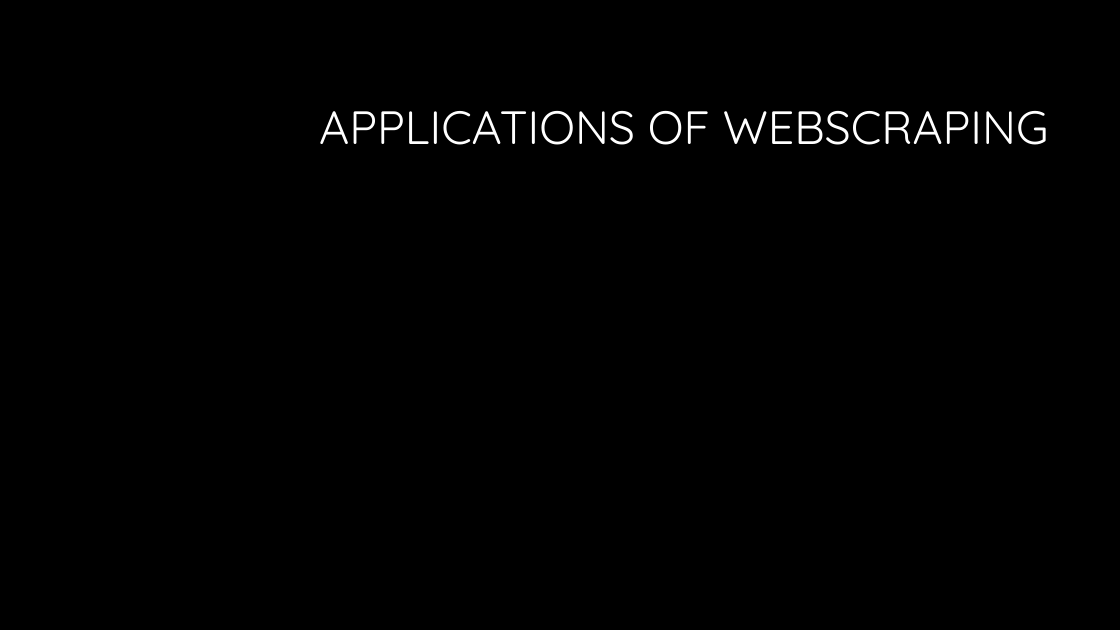
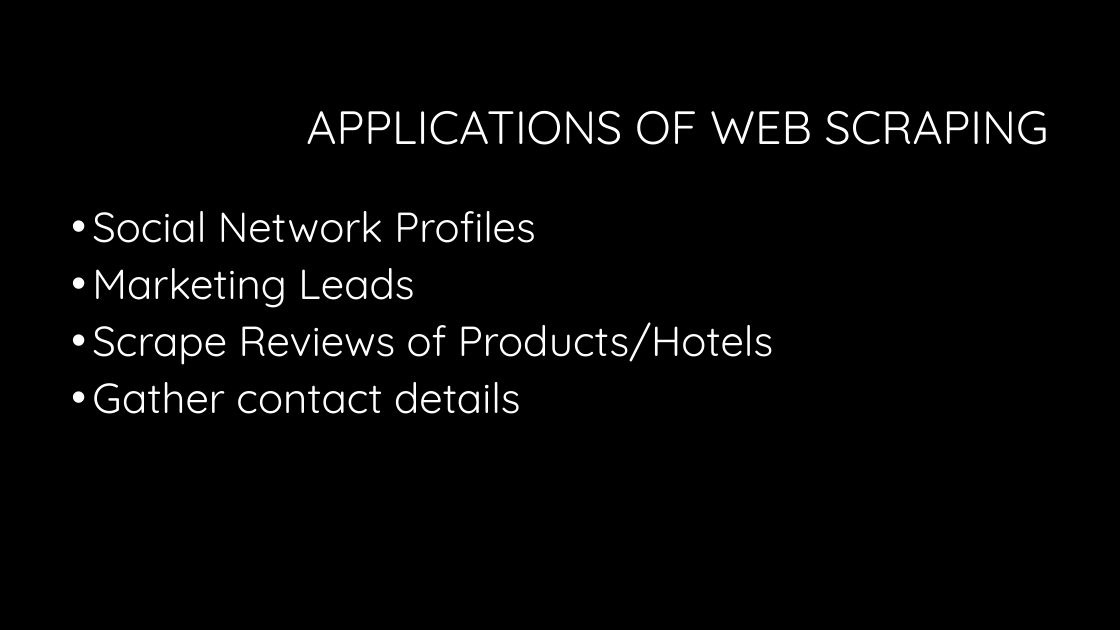
Before and after one commit to lawja/webscraping_ws, a slide deck: slide 6 of Webscraping.pptx. Drawn at 1120x630 pixels with LibreOffice and Linux fonts; fonts in the diff are those of the drawing; background and template pictures are left out. Boxes give left, top, right and bottom in pixels: in the first picture for what was removed or moved away, otherwise in the second. Text is boxed around its words. In the diff, an @@ line names an element or a change of style, - is before the commit and + after.

```diff
--- a/Webscraping.pptx
+++ b/Webscraping.pptx
@@ title at (306, 111, 1049, 145): spaces changed @@
-APPLICATIONS OF WEBSCRAPING
+APPLICATIONS OF WEB SCRAPING
@@ text added at (92, 211, 773, 414), 36 pt, text #FFFFFF @@
+• Social Network Profiles
+• Marketing Leads
+• Scrape Reviews of Products/Hotels
+• Gather contact details
```
Also in this commit, not shown: 5 other slides changed, 1 slide added, 3 other files.
